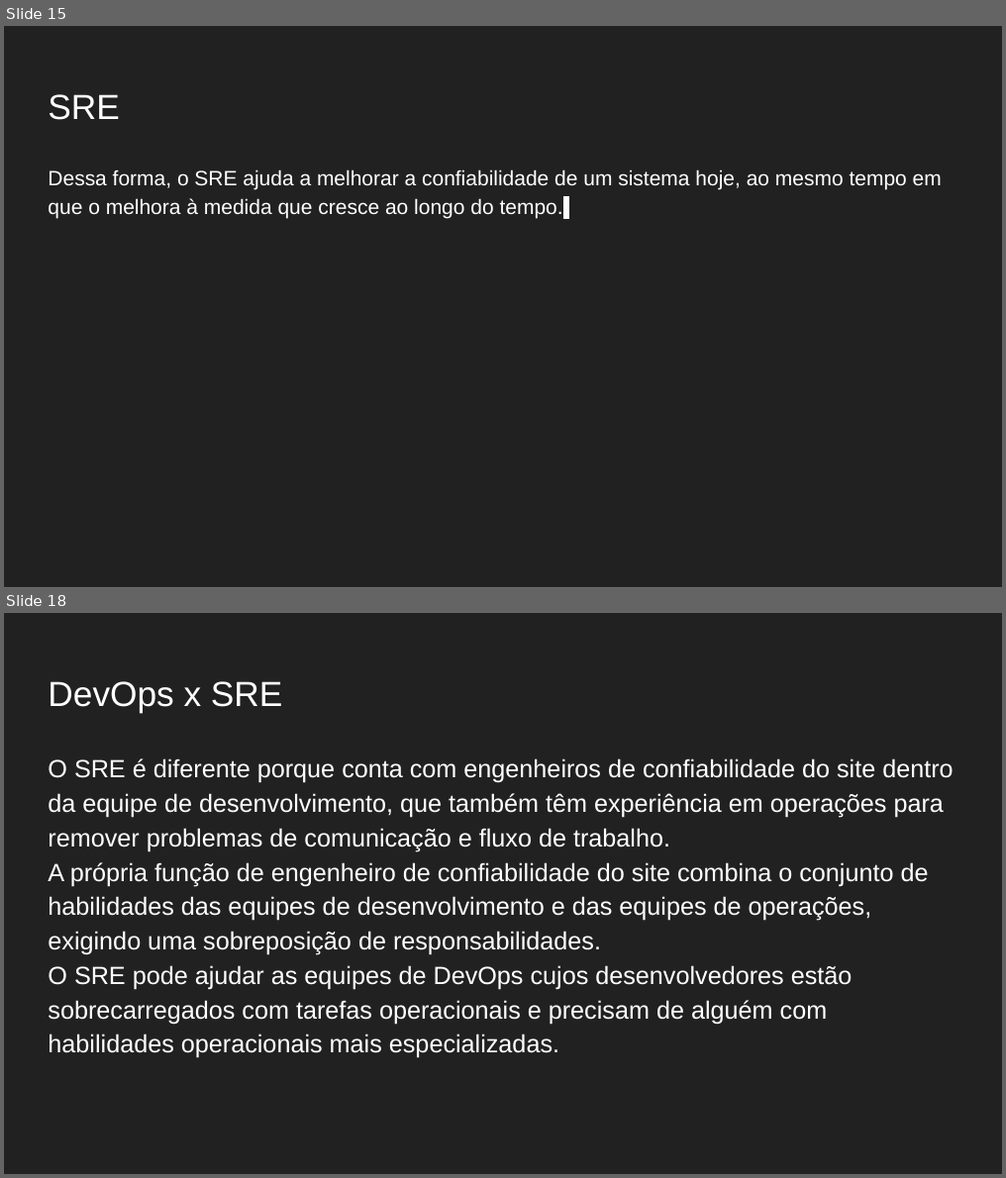
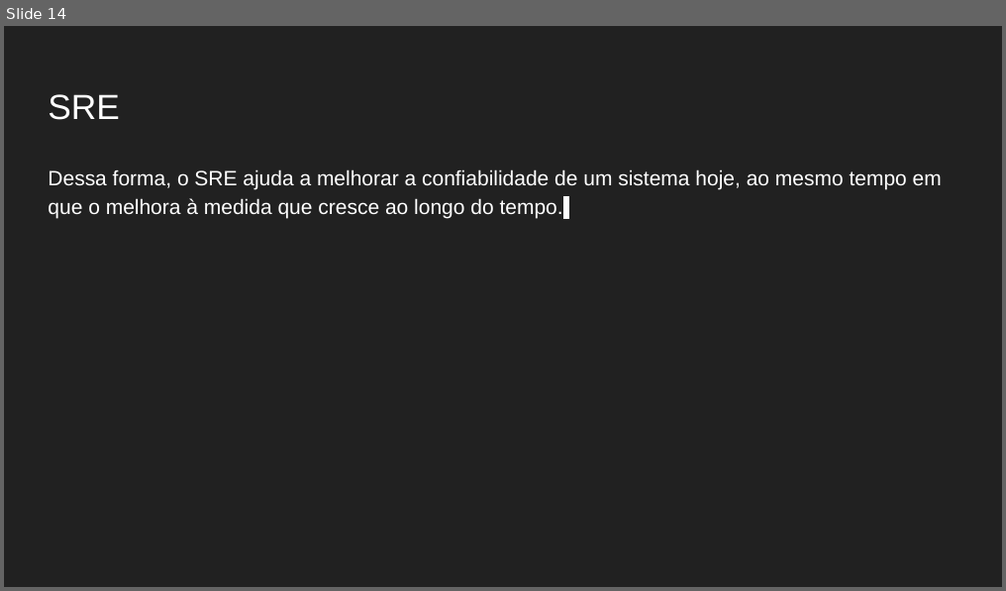
Before and after one commit to Gabrielgsn30/seminarios-docker-monitoramento, a slide deck: DIA01/Práticas DevOps com Docker e Monitoramento do Ambiente Dia 01.pptx. Shown one above the other, each under a label of ours: slides 15 and 18 before the commit, slide 14 after it; the slides between them are not shown. The pictures are 1006x1178 and 1006x591 pixels, drawn with LibreOffice and Linux fonts; fonts in the diff are those of the drawing. Boxes give left, top, right and bottom in pixels: in the first picture for what was removed or moved away, otherwise in the second. Text is boxed around its words. In the diff, an @@ line names an element or a change of style, - is before the commit and + after.

```diff
--- a/DIA01/Práticas DevOps com Docker e Monitoramento do Ambiente Dia 01.pptx
+++ b/DIA01/Práticas DevOps com Docker e Monitoramento do Ambiente Dia 01.pptx
@@ slide 18 removed at box(4, 613, 1002, 1174), background #212121 @@
@@ title removed at box(48, 681, 282, 712) @@
-DevOps x SRE
@@ text removed at box(48, 759, 952, 1059) @@
-O SRE é diferente porque conta com engenheiros de confiabilidade do site dentro da equipe de desenvolvimento, que também têm experiência em operações para remover problemas de comunicação e fluxo de trabalho.
-A própria função de engenheiro de confiabilidade do site combina o conjunto de habilidades das equipes de desenvolvimento e das equipes de operações, exigindo uma sobreposição de responsabilidades.
-O SRE pode ajudar as equipes de DevOps cujos desenvolvedores estão sobrecarregados com tarefas operacionais e precisam de alguém com habilidades operacionais mais especializadas.
@@ what was slide 15 is now slide 14 @@
```
Also in this commit, not shown: 7 slides changed, 4 other slides removed, 2 other files.
